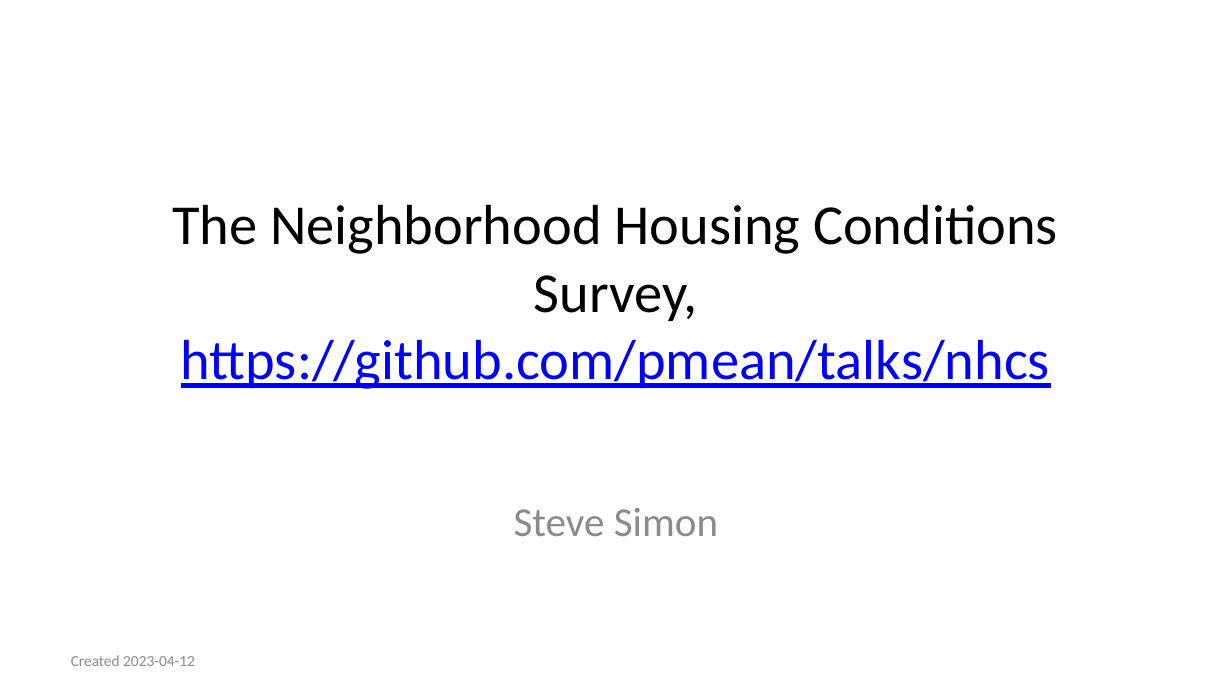
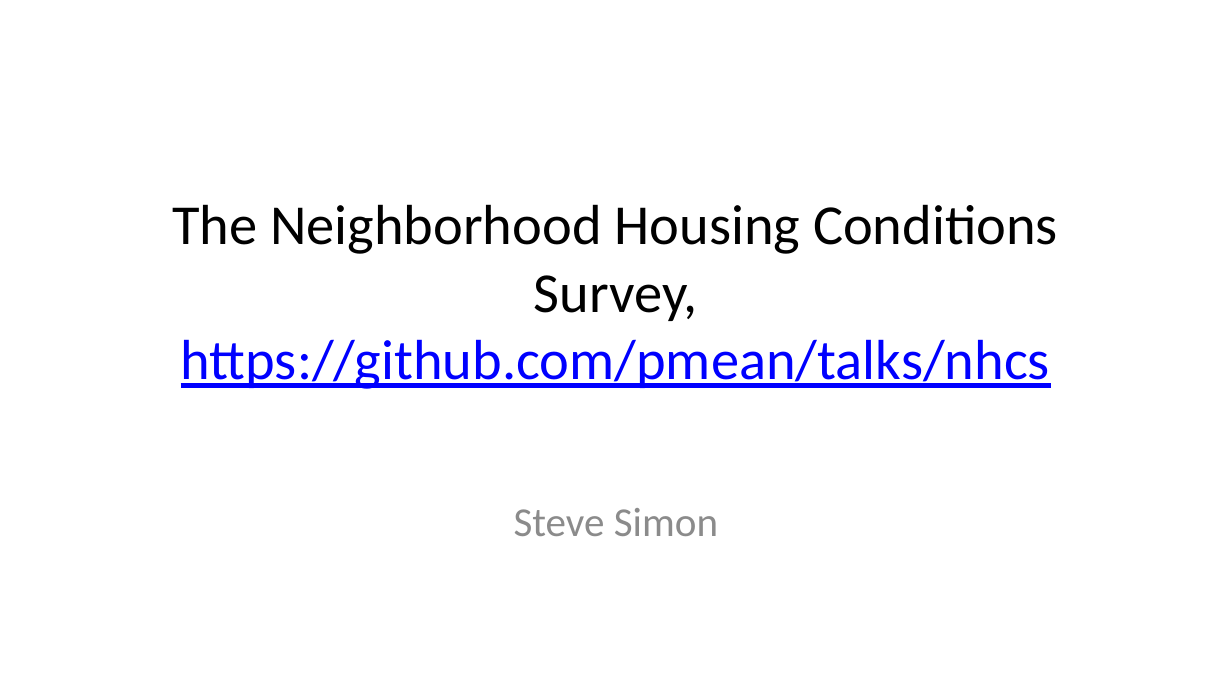
Before and after one commit to pmean/talks, a slide deck: slide 1 of nhcs/seattle-talk.pptx. Drawn at 1232x693 pixels with LibreOffice and Linux fonts; fonts in the diff are those of the drawing. Boxes give left, top, right and bottom in pixels: in the first picture for what was removed or moved away, otherwise in the second. Text is boxed around its words. In the diff, an @@ line names an element or a change of style, - is before the commit and + after.

```diff
--- a/nhcs/seattle-talk.pptx
+++ b/nhcs/seattle-talk.pptx
@@ text removed at [71, 655, 195, 666] @@
-Created 2023-04-12
```
Also in this commit, not shown: 10 other slides changed, 5 slides added, 1 slide removed, 2 other files.
